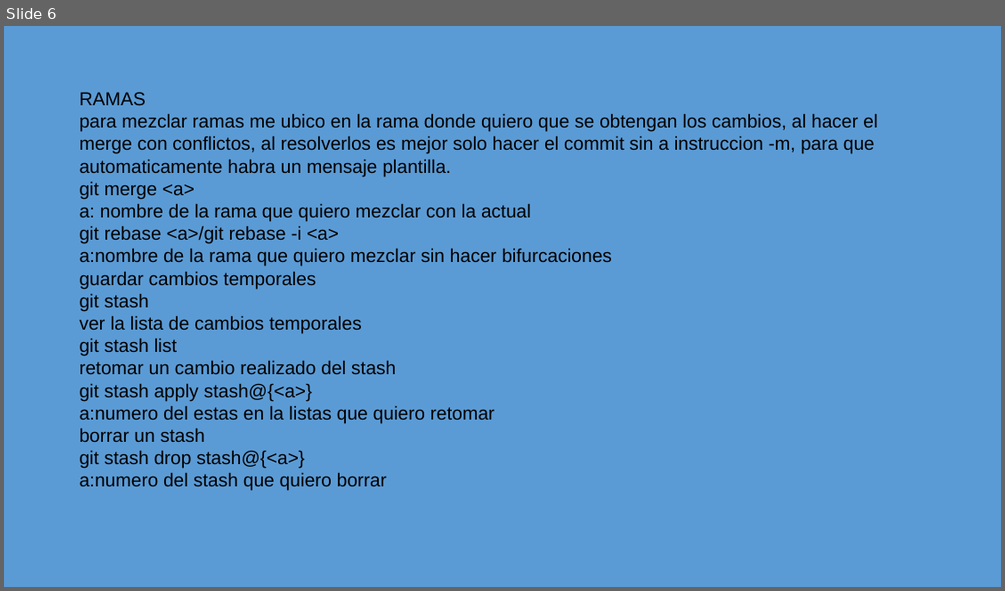
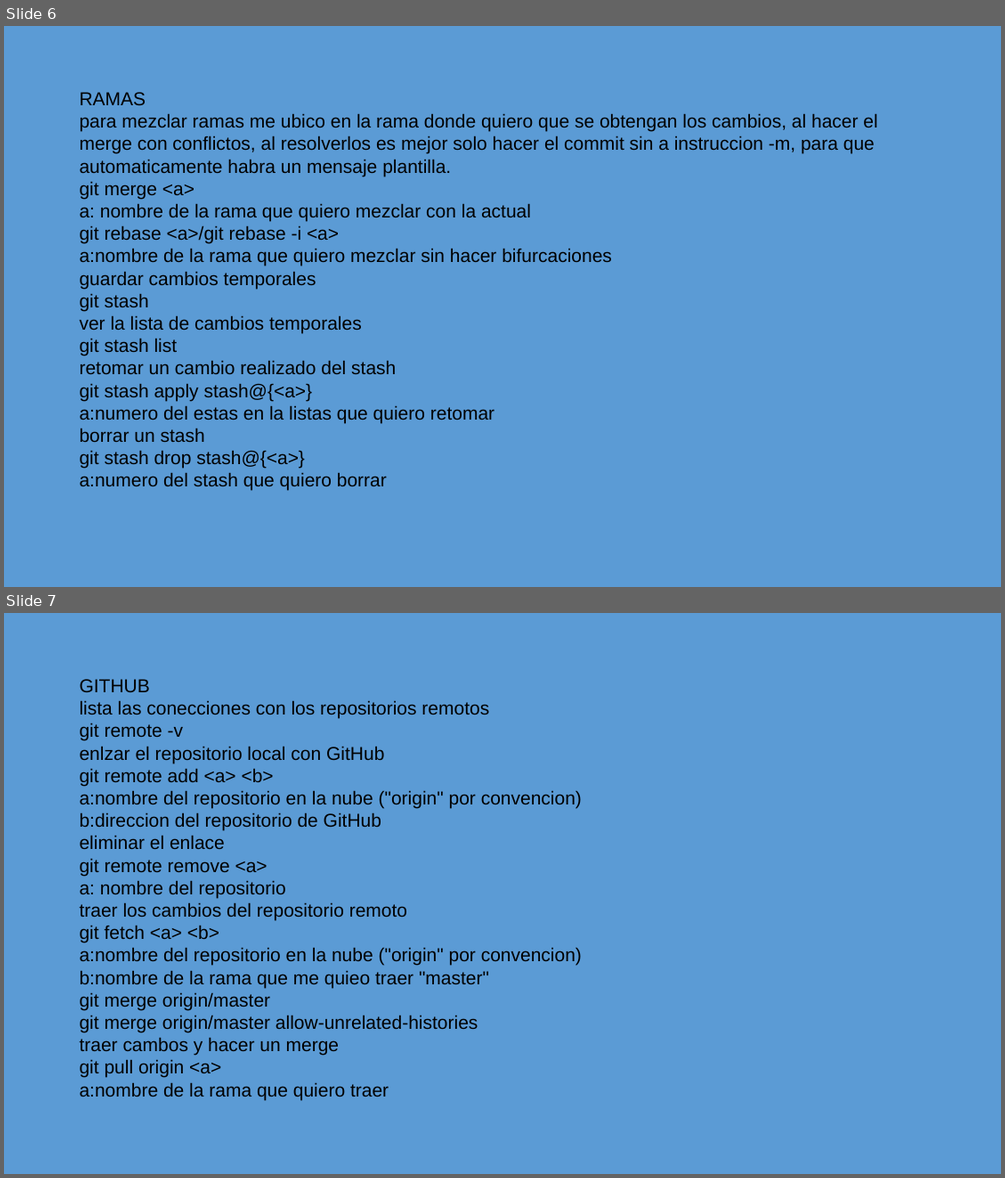
Before and after one commit to camaviga11/cursoGITv2, a slide deck: presentasionComandos.pptx. Shown one above the other, each under a label of ours: slide 6 before the commit, slides 6 and 7 after it. The pictures are 1005x591 and 1005x1178 pixels, drawn with LibreOffice and Linux fonts; fonts in the diff are those of the drawing. Boxes give left, top, right and bottom in pixels: in the first picture for what was removed or moved away, otherwise in the second. Text is boxed around its words. In the diff, an @@ line names an element or a change of style, - is before the commit and + after.

Commit message:
cambios en los comandos en la presentacon hasta (push)

```diff
--- a/presentasionComandos.pptx
+++ b/presentasionComandos.pptx
@@ slide 7 added at (4, 613, 1001, 1174), background #5B9BD5 @@
@@ text added at (80, 679, 582, 1100), 18 pt, text #000000 @@
+GITHUB
+lista las conecciones con los repositorios remotos
+git remote -v
+enlzar el repositorio local con GitHub
+git remote add <a> <b>
+a:nombre del repositorio en la nube ("origin" por convencion)
+b:direccion del repositorio de GitHub
+eliminar el enlace
+git remote remove <a>
+a: nombre del repositorio
+traer los cambios del repositorio remoto
+git fetch <a> <b>
+a:nombre del repositorio en la nube ("origin" por convencion)
+b:nombre de la rama que me quieo traer "master"
+git merge origin/master
+git merge origin/master allow-unrelated-histories
+traer cambos y hacer un merge
+git pull origin <a>
+a:nombre de la rama que quiero traer
```
Also in this commit, not shown: 1 other slide added.
